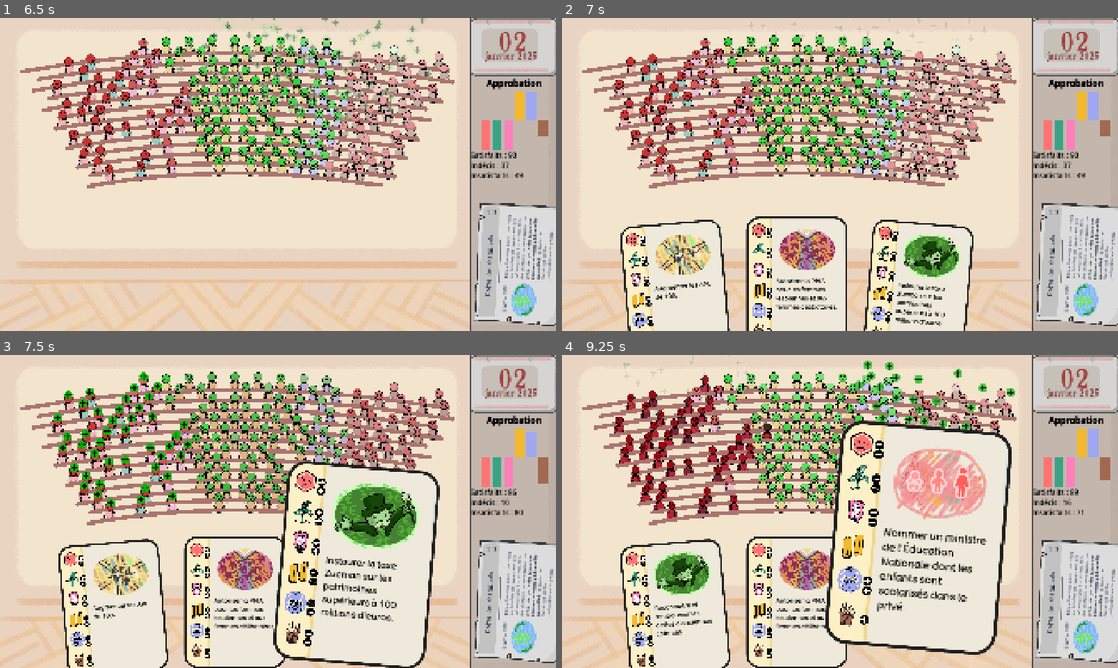
Above: before the commit, frames 1-4 (two rows, left to right).
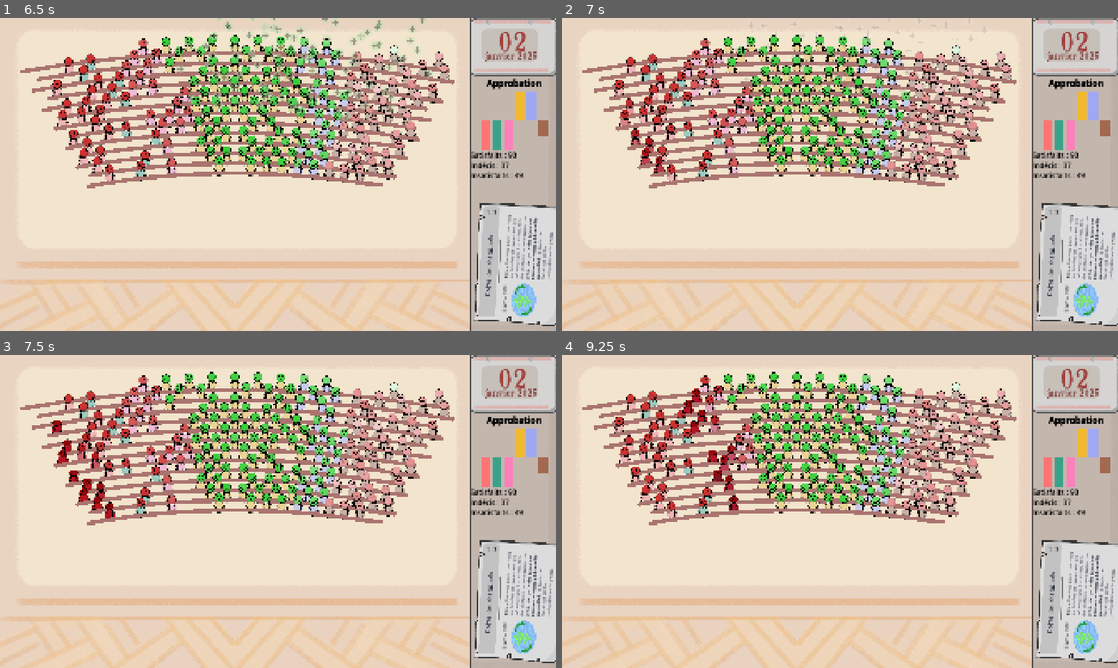
Above: after the commit, the same moments.

Repository: remimorvan/assemblee-nationale-simulator
Game: Godot game, scene res://scenes/game.tscn
Two runs of this game, one before a commit and one after it. Both use one fixed random seed, a clock stepped at 60 frames per second and the inputs below.
Inputs (mouse positions are in pixels of both pictures, inside the frame that each line leads up to):
- Up to frame 1 (6.5 s): tap Enter at 0.5 s; move the mouse to (511, 118) at 0.52 s; click (511, 118) at 0.67 s; tap Space at 1.25 s; move the mouse to (278, 174) at 1.27 s; click (278, 174) at 1.42 s; move the mouse to (111, 271) at 2.02 s; click (111, 271) at 2.17 s; move the mouse to (233, 265) at 2.77 s; click (233, 265) at 2.92 s; move the mouse to (333, 271) at 3.52 s; click (333, 271) at 3.67 s; move the mouse to (111, 127) at 4.27 s; click (111, 127) at 4.42 s; move the mouse to (355, 271) at 5.02 s; click (355, 271) at 5.17 s; move the mouse to (194, 96) at 5.77 s; click (194, 96) at 5.92 s
- Up to frame 2 (7 s): move the mouse to (962, 158) at 6.52 s; click (962, 158) at 6.67 s
- Up to frame 3 (7.5 s): move the mouse to (355, 608) at 7.27 s; click (355, 608) at 7.42 s
- Up to frame 4 (9.25 s): move the mouse to (795, 602) at 8.02 s; click (795, 602) at 8.17 s; move the mouse to (917, 608) at 8.77 s; click (917, 608) at 8.92 s

Frame 1 is identical in both runs. In frame 2, 17% of the frame differs, in the area x 10-74%, y 25-100%; in frame 3, 31%, in the area x 9-99%, y 5-100%; in frame 4, 31%.

Commit message:
trigger looser/victory

Diff:
--- a/scenes/game.tscn
+++ b/scenes/game.tscn
@@ -1,16 +1,18 @@
-[gd_scene load_steps=14 format=3 uid="uid://velnx8vw6r6u"]
+[gd_scene load_steps=16 format=3 uid="uid://velnx8vw6r6u"]
 
-[ext_resource type="Texture2D" uid="uid://bnwl4udh588u" path="res://assets/parquet.png" id="1_u5sy4"]
+[ext_resource type="Texture2D" uid="uid://pbgnplbufdk8" path="res://assets/parquet.png" id="1_u5sy4"]
 [ext_resource type="PackedScene" uid="uid://bf3fndiyasfyq" path="res://scenes/player.tscn" id="1_uwrxv"]
-[ext_resource type="Texture2D" uid="uid://dkqg114u2u6b7" path="res://assets/side_bar.png" id="2_vtaks"]
+[ext_resource type="Texture2D" uid="uid://ctukjde2lavq3" path="res://assets/side_bar.png" id="2_vtaks"]
 [ext_resource type="PackedScene" uid="uid://d1voxmvhe7xmt" path="res://scenes/hemicycle.tscn" id="2_yqjtg"]
 [ext_resource type="PackedScene" uid="uid://bqeoj11e5kq1" path="res://scenes/deck.tscn" id="3_lnu2h"]
-[ext_resource type="Texture2D" uid="uid://b1svvw8abisl7" path="res://assets/calendar.png" id="4_kvpfn"]
-[ext_resource type="PackedScene" uid="uid://bchbmi7q2rb7" path="res://scenes/plot.tscn" id="4_lbhrr"]
-[ext_resource type="FontFile" uid="uid://cx51c8m6e6abp" path="res://assets/journal/OldNewspaperTypes.ttf" id="5_vtaks"]
+[ext_resource type="Texture2D" uid="uid://ccxds67ojrrse" path="res://assets/calendar.png" id="4_kvpfn"]
+[ext_resource type="PackedScene" path="res://scenes/plot.tscn" id="4_lbhrr"]
+[ext_resource type="FontFile" uid="uid://b3wje204pkgb7" path="res://assets/journal/OldNewspaperTypes.ttf" id="5_vtaks"]
 [ext_resource type="PackedScene" uid="uid://didoyh5qajy65" path="res://scenes/journal.tscn" id="6_p57ef"]
 [ext_resource type="Script" uid="uid://dmafeh1bsc5qf" path="res://scripts/journal.gd" id="7_u5sy4"]
-[ext_resource type="PackedScene" uid="uid://dsxn86n1h3qci" path="res://scenes/tooltip.tscn" id="11_kvpfn"]
+[ext_resource type="PackedScene" path="res://scenes/tooltip.tscn" id="11_kvpfn"]
+[ext_resource type="PackedScene" uid="uid://bv7bhg0nf7wkc" path="res://scenes/looser_screen.tscn" id="12_kvuet"]
+[ext_resource type="PackedScene" uid="uid://dgxt5g36omeof" path="res://scenes/victory_screen.tscn" id="13_trtic"]
 
 [sub_resource type="LabelSettings" id="LabelSettings_0tnpc"]
 font = ExtResource("5_vtaks")
@@ -149,5 +151,15 @@
 [node name="Tooltip6" parent="." instance=ExtResource("11_kvpfn")]
 position = Vector2(1370, 527)
 
+[node name="DefeatScreen" parent="." instance=ExtResource("12_kvuet")]
+visible = false
+z_index = 4096
+position = Vector2(810, 640)
+
+[node name="VictoryScreen" parent="." instance=ExtResource("13_trtic")]
+visible = false
+z_index = 4096
+position = Vector2(810, 640)
+
 [connection signal="journal_hide" from="Journal" to="Player" method="_on_journal_journal_hide"]
 [connection signal="journal_show" from="Journal" to="Player" method="_on_journal_journal_show"]
--- a/scenes/looser_screen.tscn
+++ b/scenes/looser_screen.tscn
@@ -1,15 +1,17 @@
-[gd_scene load_steps=9 format=3 uid="uid://c7h6xomjcf1ka"]
+[gd_scene load_steps=9 format=3 uid="uid://bv7bhg0nf7wkc"]
 
-[ext_resource type="Texture2D" uid="uid://bwxh3cox8bvnc" path="res://assets/screens/back_loser_screen.png" id="1_eta0r"]
-[ext_resource type="Texture2D" uid="uid://c4cct683dyfx7" path="res://assets/screens/cloud_1.png" id="2_q85na"]
-[ext_resource type="Texture2D" uid="uid://bbjsy82siem8k" path="res://assets/screens/could_2.png" id="3_os4vx"]
-[ext_resource type="Texture2D" uid="uid://c6mu4ygjh3l7b" path="res://assets/screens/cloud_4.png" id="4_v6sr7"]
-[ext_resource type="Texture2D" uid="uid://lxiwund2iy08" path="res://assets/screens/cloud_3.png" id="5_kd064"]
-[ext_resource type="Texture2D" uid="uid://2o5drcbv3jqr" path="res://assets/screens/loser_loser_screen.png" id="6_mp25u"]
-[ext_resource type="Texture2D" uid="uid://vs0rtgmbllda" path="res://assets/screens/smiley_loser_screen.png" id="7_hdatr"]
-[ext_resource type="Texture2D" uid="uid://deihfdbkyfq7h" path="res://assets/screens/loser_screen_model.png" id="8_ifv47"]
+[ext_resource type="Texture2D" uid="uid://qlsaafic0n2k" path="res://assets/screens/back_loser_screen.png" id="1_eta0r"]
+[ext_resource type="Texture2D" uid="uid://c22wkkecr8lte" path="res://assets/screens/cloud_1.png" id="2_q85na"]
+[ext_resource type="Texture2D" uid="uid://b2evduj2gwl13" path="res://assets/screens/could_2.png" id="3_os4vx"]
+[ext_resource type="Texture2D" uid="uid://cjlsb52830auc" path="res://assets/screens/cloud_4.png" id="4_v6sr7"]
+[ext_resource type="Texture2D" uid="uid://bwf811gcmfi1g" path="res://assets/screens/cloud_3.png" id="5_kd064"]
+[ext_resource type="Texture2D" uid="uid://dkv0qwbwh0ij4" path="res://assets/screens/loser_loser_screen.png" id="6_mp25u"]
+[ext_resource type="Texture2D" uid="uid://bgh6kqy7whjr7" path="res://assets/screens/smiley_loser_screen.png" id="7_hdatr"]
+[ext_resource type="Texture2D" uid="uid://drl48itg3oxi" path="res://assets/screens/loser_screen_model.png" id="8_ifv47"]
 
-[node name="LooserScreen" type="Sprite2D"]
+[node name="LooserScreen" type="Node2D"]
+
+[node name="Box" type="Sprite2D" parent="."]
 self_modulate = Color(0.481072, 0.486534, 0.634145, 1)
 texture = ExtResource("1_eta0r")
 
@@ -21,18 +23,20 @@
 position = Vector2(280, -483)
 texture = ExtResource("3_os4vx")
 
-[node name="Cloud5" type="Sprite2D" parent="."]
-position = Vector2(51, -532)
-rotation = 0.0174793
-texture = ExtResource("3_os4vx")
+[node name="Cloud3" type="Sprite2D" parent="."]
+position = Vector2(154, -389)
+scale = Vector2(1, 1)
+texture = ExtResource("5_kd064")
 
 [node name="Cloud4" type="Sprite2D" parent="."]
 position = Vector2(-89, -367)
 texture = ExtResource("4_v6sr7")
 
-[node name="Cloud3" type="Sprite2D" parent="."]
-position = Vector2(154, -389)
-texture = ExtResource("5_kd064")
+[node name="Cloud5" type="Sprite2D" parent="."]
+position = Vector2(51, -532)
+rotation = 0.0174793
+scale = Vector2(1, 1)
+texture = ExtResource("3_os4vx")
 
 [node name="looser" type="Sprite2D" parent="."]
 position = Vector2(-12, -408)
@@ -55,3 +59,16 @@
 position = Vector2(1, -102)
 texture = ExtResource("8_ifv47")
 metadata/_edit_lock_ = true
+
+[node name="RichTextLabel" type="RichTextLabel" parent="."]
+offset_left = -318.0
+offset_top = -125.0
+offset_right = 318.0
+offset_bottom = 119.0
+theme_override_colors/default_color = Color(0.979055, 0.937732, 0.761748, 1)
+theme_override_font_sizes/normal_font_size = 40
+theme_override_font_sizes/bold_font_size = 52
+bbcode_enabled = true
+text = "[b]Perdu ![/b]
+Essaie encore, tu ne vas quand même pas utiliser le 49-3 comme un looser…"
+horizontal_alignment = 1
--- a/scenes/victory_screen.tscn
+++ b/scenes/victory_screen.tscn
@@ -16,14 +16,17 @@
 texture = ExtResource("3_ll51u")
 
 [node name="RichTextLabel" type="RichTextLabel" parent="."]
-offset_left = -323.0
-offset_top = -151.0
-offset_right = 384.0
-offset_bottom = 42.0
+offset_left = -319.0
+offset_top = -107.0
+offset_right = 317.0
+offset_bottom = 104.0
 theme_override_colors/default_color = Color(0.229305, 0.194945, 0.0397207, 1)
-theme_override_font_sizes/normal_font_size = 71
-text = "bravo
-"
+theme_override_font_sizes/normal_font_size = 40
+theme_override_font_sizes/bold_font_size = 52
+bbcode_enabled = true
+text = "[b]Félicitations, le budget 2026 a été adopté ! [/b]
+Rendez-vous l'année prochaine…"
+horizontal_alignment = 1
 
 [node name="TextureRect" type="TextureRect" parent="."]
 offset_left = -1384.0
--- a/scripts/player.gd
+++ b/scripts/player.gd
@@ -14,7 +14,7 @@
 var rng = RandomNumberGenerator.new()
 var special_event # string or null
 var declared_special_event_this_turn: bool = false
-const nb_days_before_vote: int = 6
+const nb_days_before_vote: int = 2
 var last_card_changed: int = 0
 var is_journal_showed: bool = true
 var lock: bool = false # Prevent player from playing an unbounded number of card
@@ -235,11 +235,27 @@
 		defeat()
 
 func defeat():
-	print("DÉFAITE !")
+	$"../DefeatScreen".visible = true
+	$"../DefeatScreen".position.y = -600
+	var tween = create_tween()
+	tween.set_trans(Tween.TRANS_ELASTIC)
+	tween.set_ease(Tween.EASE_IN_OUT)
+	tween.tween_property($"../DefeatScreen", "position:y", 640, 1)
+	for obj in ["Cloud", "Cloud2", "Cloud3", "Cloud4", "Cloud5"]:
+		var localtween = create_tween()
+		localtween.set_trans(Tween.TRANS_ELASTIC)
+		localtween.set_ease(Tween.EASE_IN_OUT)
+		get_node("../DefeatScreen/"+obj).offset.y = -150
+		localtween.tween_property(get_node("../DefeatScreen/"+obj), "offset:y", 0, randf_range(1.4, 1.8))
 	$LoseSound.play()
 
 func victory():
-	print("VICTOIRE !")
+	$"../VictoryScreen".visible = true
+	$"../VictoryScreen".scale = Vector2(0, 0)
+	var tween = create_tween()
+	tween.set_trans(Tween.TRANS_BOUNCE)
+	tween.set_ease(Tween.EASE_OUT)
+	tween.tween_property($"../VictoryScreen", "scale", Vector2(1,1), 1)
 	$WinSound.play()
 
 
Not shown: 1 places in scenes/victory_screen.tscn that only renumber resources
